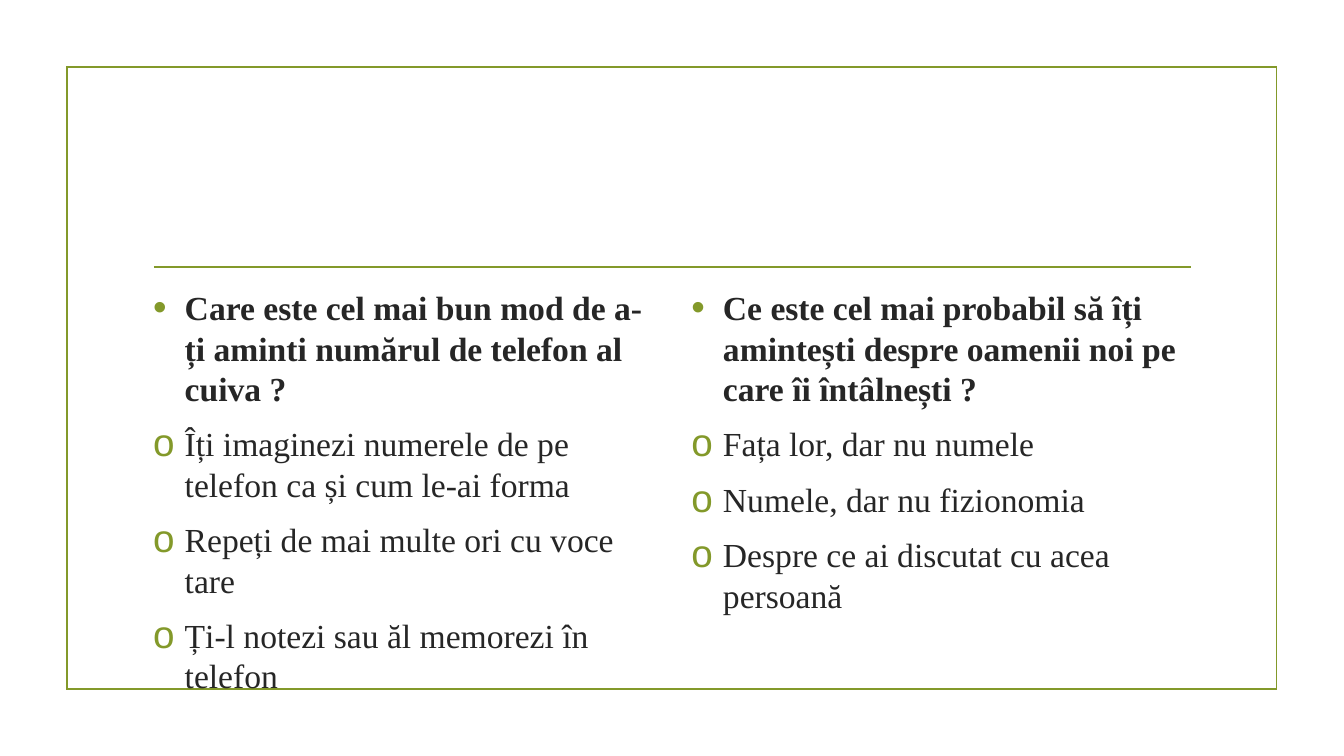
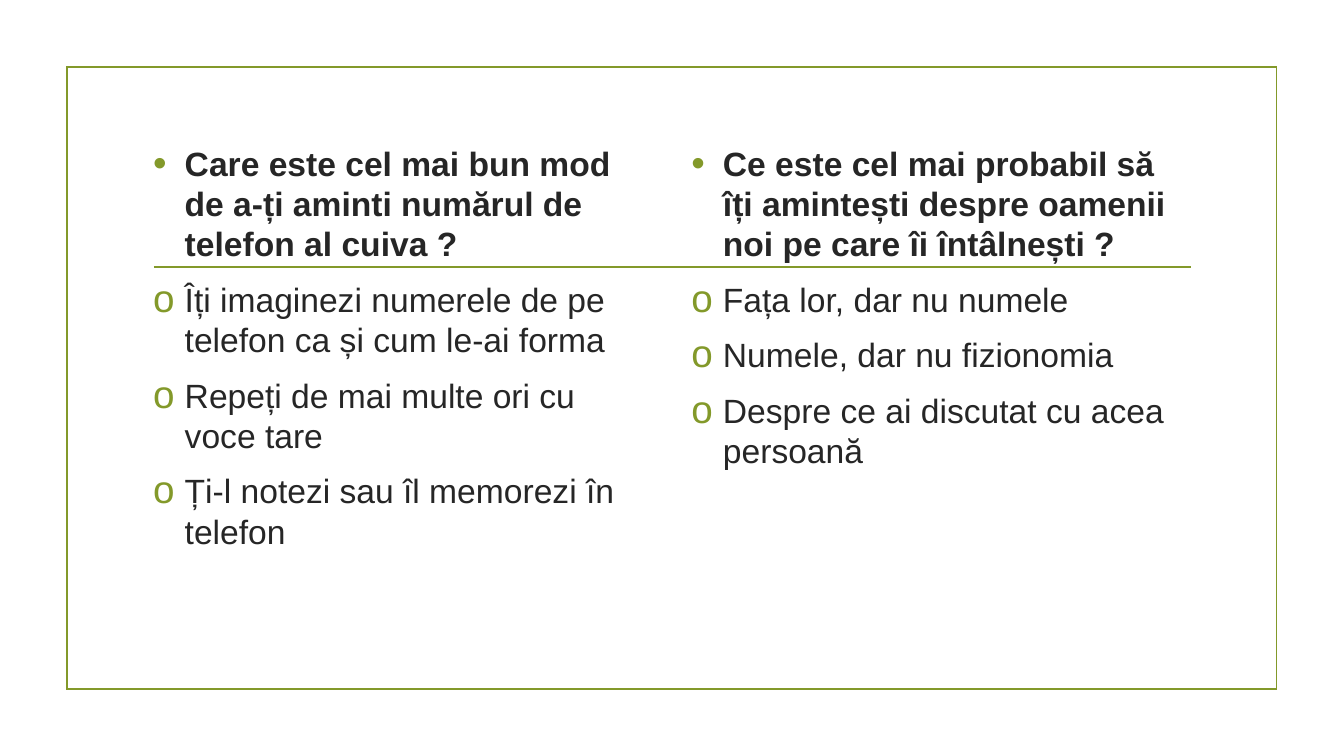
Before and after one commit to perleta/Proiect-PRACTICA, a slide deck: slide 7 of Modulul 3.pptx. Drawn at 1344x756 pixels with LibreOffice and Linux fonts; fonts in the diff are those of the drawing; background and template pictures are left out. Boxes give left, top, right and bottom in pixels: in the first picture for what was removed or moved away, otherwise in the second. Text is boxed around its words. In the diff, an @@ line names an element or a change of style, - is before the commit and + after.

```diff
--- a/Modulul 3.pptx
+++ b/Modulul 3.pptx
@@ text "Care este cel mai bun ...": place and size @@
-text "Care este cel mai bun ..." at [185, 296, 642, 690]
+text "Care este cel mai bun ..." at [185, 151, 614, 545]
@@ text "Ce este cel mai probabil ...": place and size @@
-text "Ce este cel mai probabil ..." at [723, 296, 1176, 614]
+text "Ce este cel mai probabil ..." at [723, 151, 1165, 470]
@@ text "Ce este cel mai probabil ..." at [723, 151, 1165, 470]: font Times New Roman to Arial @@
@@ text at [185, 151, 610, 449]: font Times New Roman to Arial in "Care este cel mai bun mod de ...", "Îți imaginezi numerele de pe telefon ca ...", "Repeți de mai multe ori cu voce ..." @@
@@ text at [185, 478, 614, 545]: text changed; font Times New Roman to Arial @@
-o Ți-l notezi sau ăl memorezi în telefon
+o Ți-l notezi sau îl memorezi în telefon
```
Also in this commit, not shown: 6 other slides changed, 5 slides added.
